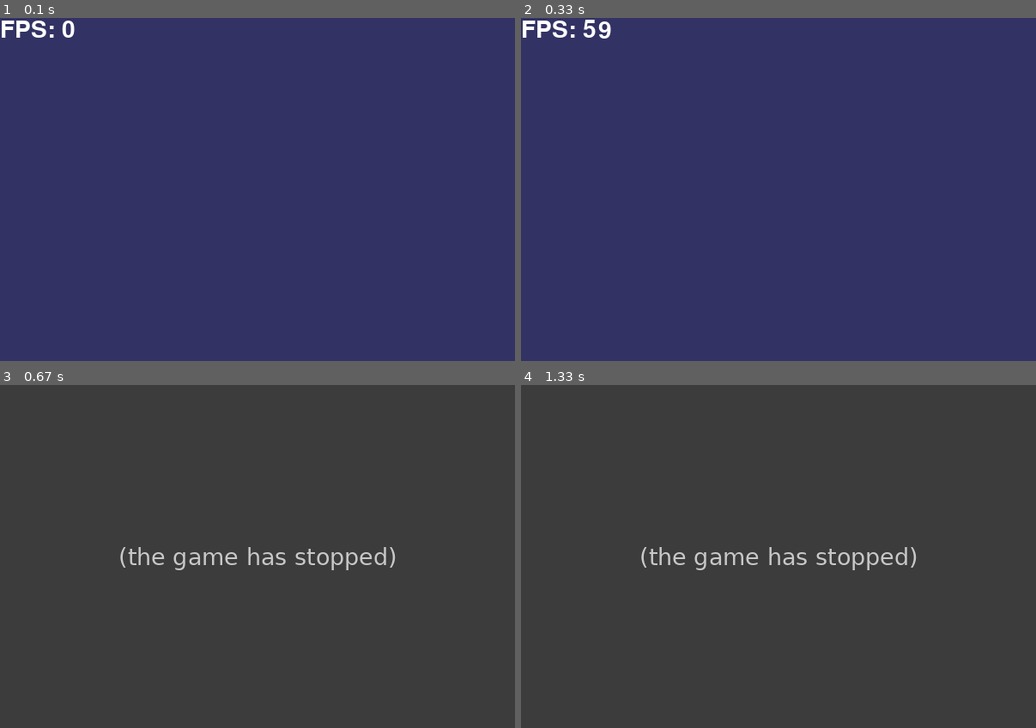
Above: before the commit, frames 1-4 (two rows, left to right).
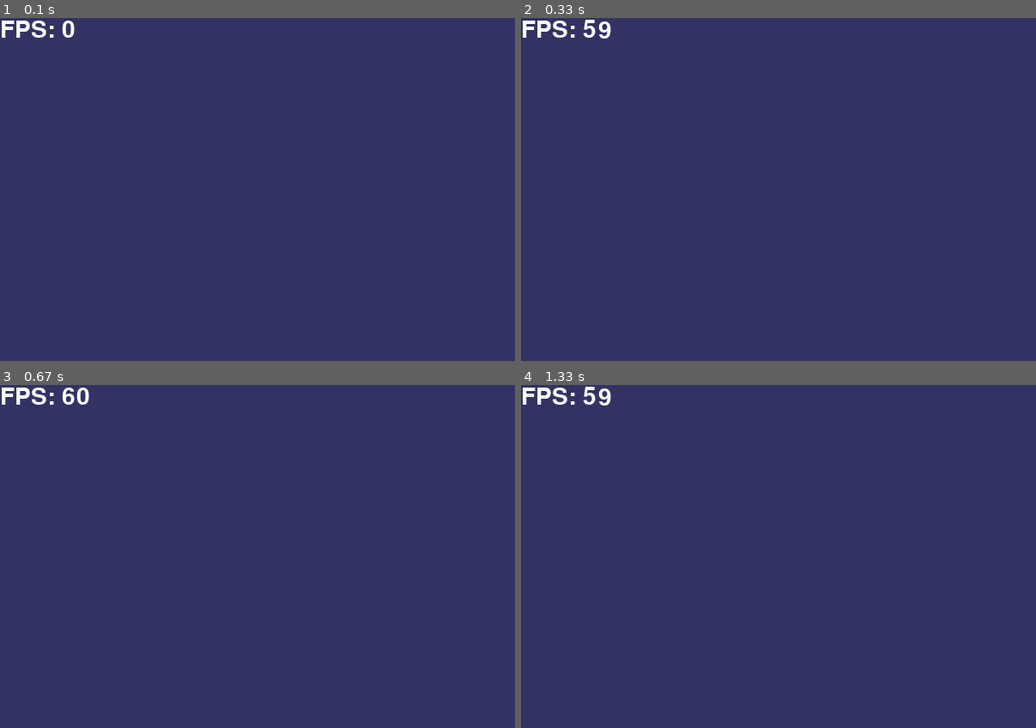
Above: after the commit, the same moments.

Repository: NeonWizard/Pygame_Template
Game: pygame game, started from main.py
The game is run twice, just before and just after one commit, with the same random seed, the same clock (stepped at 60 frames per second) and the same inputs.
Inputs (mouse positions are in pixels of both pictures, inside the frame that each line leads up to):
- Up to frame 1 (0.1 s): no input
- Up to frame 2 (0.33 s): no input
- Up to frame 3 (0.67 s): hold Esc from 0.33 s (still down); move the mouse to (236, 570) at 0.37 s
- Up to frame 4 (1.33 s): release Esc at 0.8 s

Frames 1-2 are identical in both runs. In frame 3, 100% of the frame differs, in the area x 0-100%, y 0-100%; in frame 4, 100%.
Before the commit the program exited at 0.33 s; later frames show no game.

Commit message:
escape no longer exits the program

Diff:
--- a/base.py
+++ b/base.py
@@ -49,7 +49,7 @@
 			lastmousepos = mousepos
 
 			for event in pygame.event.get():
-				if event.type == QUIT or (event.type == KEYDOWN and event.key == K_ESCAPE):
+				if event.type == QUIT:
 					pygame.quit()
 					sys.exit()
 					return
